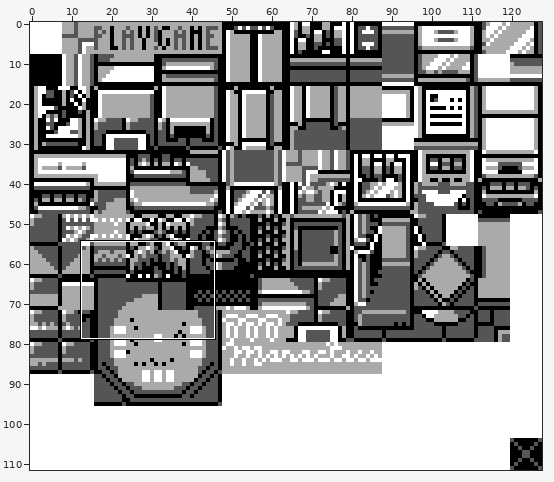
Two versions of one sprite sheet, gfx/tilesets/mart.png. Above: a wide view before the commit, with the close-up outlined.
Close-up. First the earlier version:
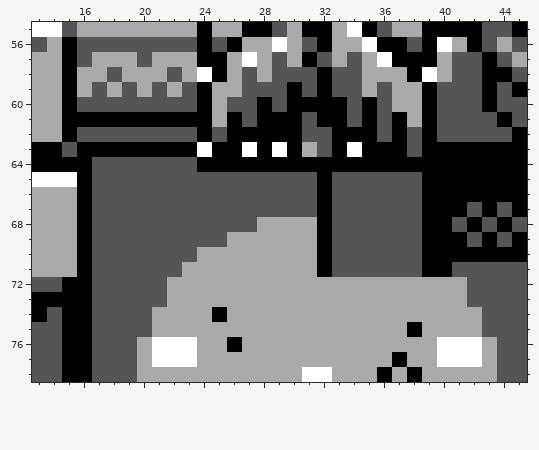
The file is 128x112 pixels. Shown: x 13..45, y 55..78.
Now the later version:
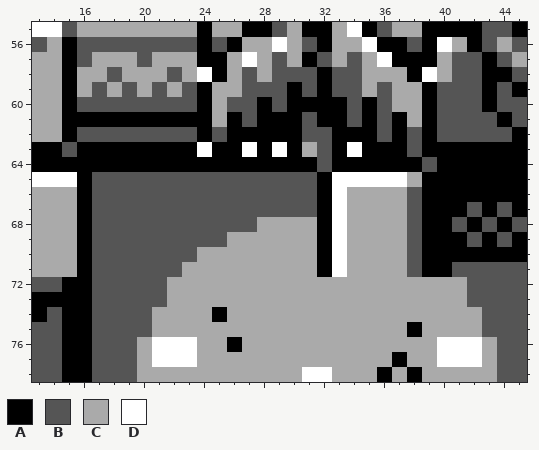
Palette (. is transparent): A #000000  B #555555  C #aaaaaa  D #ffffff
The exact change:
The edit turns colour B into colour A in row 64 at x 17 to 23.
The edit turns colour A into colour B in row 64 at x 32 and 39.
The edit turns colour B into colour C in row 65 at x 38; in rows 66 to 71 at x 34 to 37.
The edit turns colour B into colour D in row 65 at x 33 to 37; in rows 66 to 71 at x 33.
